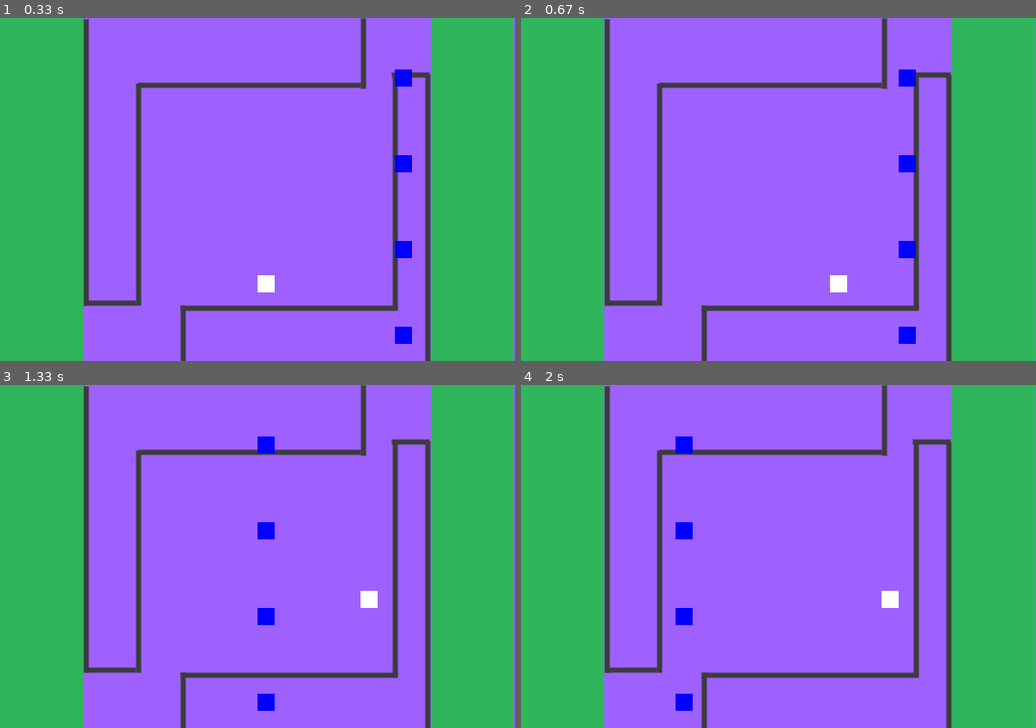
Above: before the commit, frames 1-4 (two rows, left to right).
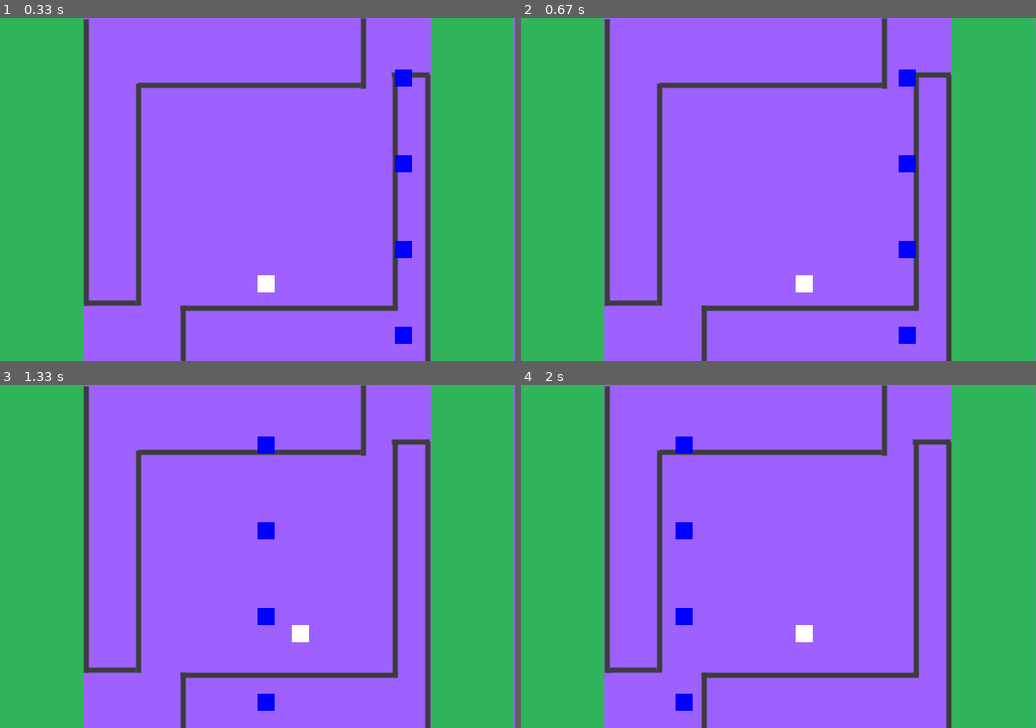
Above: after the commit, the same moments.

Repository: carolineap/hardest-pygame-ever
Game: pygame game, started from hardestGame.py
The game is run twice, just before and just after one commit, with the same random seed, the same clock (stepped at 60 frames per second) and the same inputs.
Inputs:
- Up to frame 1 (0.33 s): no input
- Up to frame 2 (0.67 s): hold Right from 0.33 s (still down)
- Up to frame 3 (1.33 s): release Right at 0.8 s; hold Up 0.83-1.13 s; hold Right from 1.17 s (still down)
- Up to frame 4 (2 s): release Right at 1.63 s; hold Left from 1.67 s (still down)

Frame 1 is identical in both runs. In frame 2, 0.3% of the frame differs, in the area x 53-64%, y 75-80%; in frame 3, 0.3%; in frame 4, 0.3%.

Commit message:
Add boundaries detection

Diff:
--- a/hardestGame.py
+++ b/hardestGame.py
@@ -4,12 +4,16 @@
 
 pygame.init()
 
-screen = pygame.display.set_mode((600, 400))
+height = 400
+width = 600
+
+screen = pygame.display.set_mode((width, height))
 pygame.display.set_caption('Hardest Game')
 
 # Background
 background = pygame.image.load('background.png')
 
+#Goal
 startPlaceX = [100]
 endPlaceX = [480]
 endPlaceY = [0,20]
@@ -18,11 +22,23 @@
 
 tamBlocks = 20 #qntd de pixels que os objetos ocupam -- no caso matrix cada elemento da matrix tem 10px
 
+game_over = False
+
 #player
 player = [300, 300]
 player_skin = pygame.Surface((tamBlocks,tamBlocks))
 player_skin.fill((255,255,255)) #White
 
+# Macro definition for player movement.
+UP = 0
+RIGHT = 1
+DOWN = 2
+LEFT = 3
+STOP = 4
+
+my_direction = STOP
+
+# Enemy
 x_enemyIni = 400
 y_enemyIni = 60
 
@@ -32,9 +48,6 @@
 blue_skin = pygame.Surface((tamBlocks,tamBlocks))
 blue_skin.fill((0,0,255)) #White
 
-game_over = False
-
-# Enemy
 enemyImg = []
 enemyX = []
 enemyY = []
@@ -61,29 +74,30 @@
     return (player[0] > endPlaceX[0]) and (endPlaceY[0] <= player[1] <= endPlaceY[1])
 
 while not game_over:
+
     clock.tick(10)
     screen.fill((0,0,0))
     screen.blit(background, (0, 0))
-    #screen.blit(startPlace_skin,startPlace)
-    #screen.blit(endPlace_skin, endPlace)
-
+    my_direction = STOP
 
     for event in pygame.event.get():
         if event.type == QUIT:
             pygame.quit()
             exit()
 
-    if event.type == KEYDOWN:
-        if event.key == K_UP:
-            player = (player[0], player[1] - tamBlocks)
-        if event.key == K_DOWN:
-            player = (player[0], player[1] + tamBlocks)
-        if event.key == K_LEFT:
-            player = (player[0] - tamBlocks, player[1])
-        if event.key == K_RIGHT:
-            player = (player[0] + tamBlocks, player[1])
+        if event.type == KEYDOWN:
+            if event.key == K_UP:
+                my_direction = UP
+            if event.key == K_DOWN:
+                my_direction = DOWN
+            if event.key == K_LEFT:
+                my_direction = LEFT
+            if event.key == K_RIGHT:
+                my_direction = RIGHT
+            #else:
+                #my_direction = STOP
 
-    #limite maximo para os inimigos se movimentarem
+
     # Enemy Movement
     for i in range(num_of_enemies):
         enemyX[i] += enemyX_change[i]
@@ -96,14 +110,33 @@
 
         enemy(enemyX[i], enemyY[i], i)
 
+    # Check if player collided with enemies
     for i in range(num_of_enemies):
         if(collision(player,i)):
             game_over = True
             break
 
+    playerChangeY = 0
+    playerChangeX = 0
+
+        # Actually make the Player move.
+    if my_direction == UP and player[1] > 0:
+        playerChangeY = -tamBlocks
+    if my_direction == DOWN  and player[1] < height - tamBlocks:
+        playerChangeY = tamBlocks
+    if my_direction == RIGHT and player[0] < width - tamBlocks:
+        playerChangeX = tamBlocks
+    if my_direction == LEFT and player[0] > 0:
+        playerChangeX = -tamBlocks
+    print(player)
+
+    player = (player[0] + playerChangeX, player[1] + playerChangeY)
+
+    #Player movement
     screen.blit(player_skin,player)
 
+    #check if is the end point
     if (check_end(player)):
         game_over = True
-    print(player[0], " ",  endPlaceX[0], " ", endPlaceY[0], " ", player[1], " ", endPlaceY[1])
+
     pygame.display.update()
